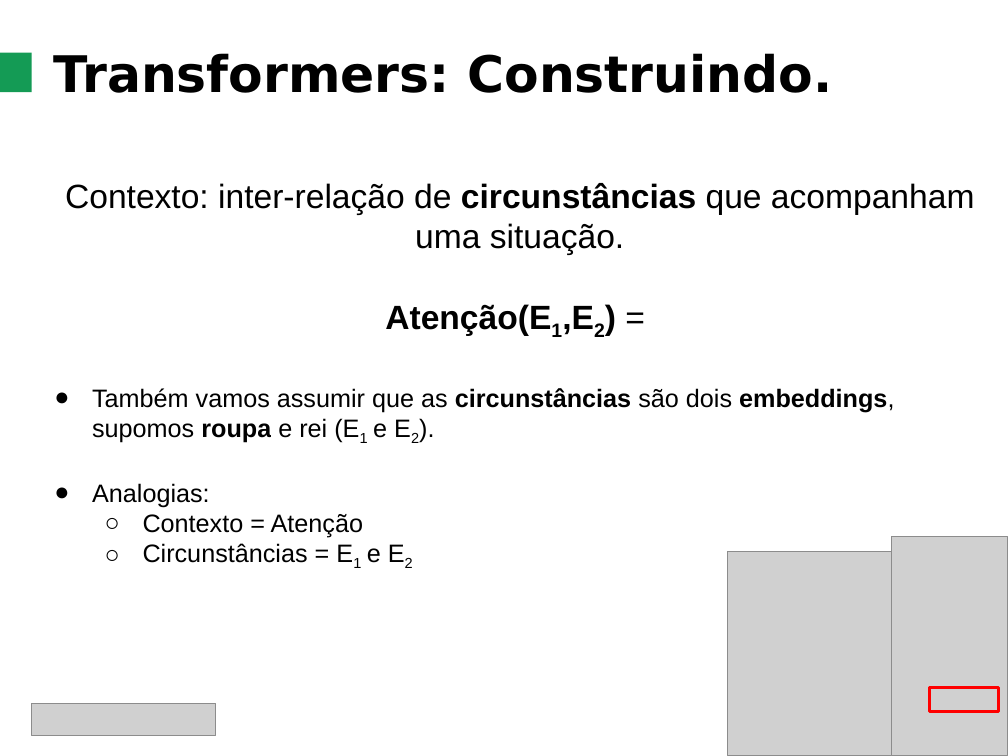
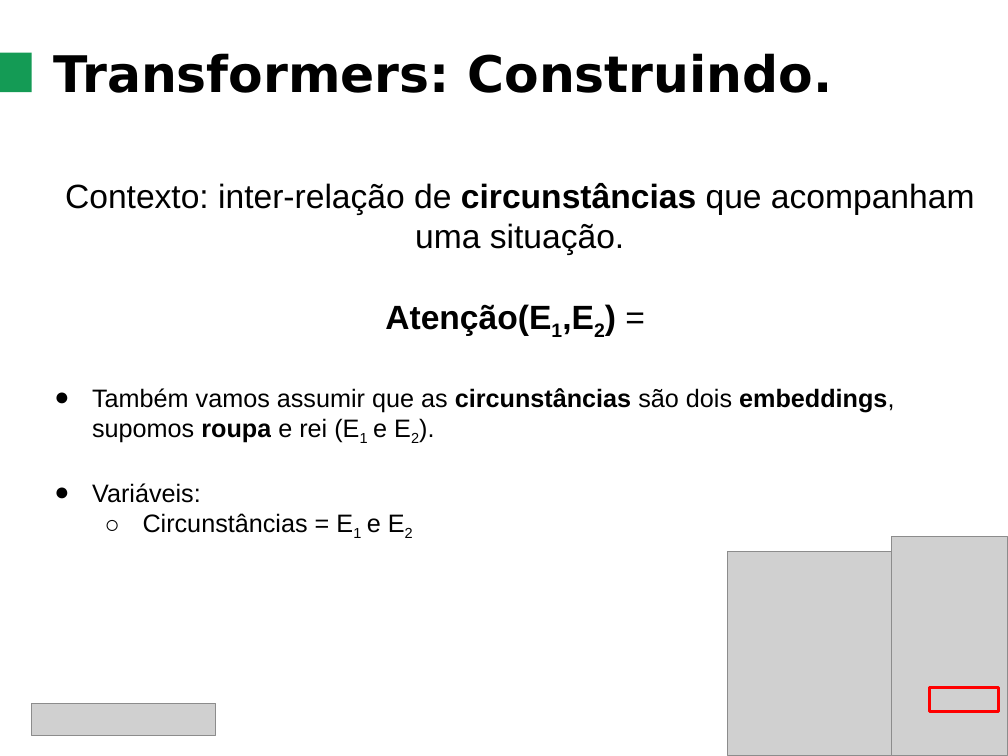
Before and after one commit to ThiagoBrandenburg/Aulas-gen-ai, a slide deck: slide 34 of Slides/P3 - Transformers.pptx (slide 33 before the commit). Drawn at 1008x756 pixels with LibreOffice and Linux fonts; fonts in the diff are those of the drawing; grey boxes stand for pictures. Boxes give left, top, right and bottom in pixels: in the first picture for what was removed or moved away, otherwise in the second. Text is boxed around its words. In the diff, an @@ line names an element or a change of style, - is before the commit and + after.

```diff
--- a/Slides/P3 - Transformers.pptx
+++ b/Slides/P3 - Transformers.pptx
@@ text at (x1=92, y1=483, x2=201, y2=503): text changed @@
-● Analogias:
-  ○ Contexto = Atenção
+● Variáveis:
```
Also in this commit, not shown: 18 other slides changed, 6 slides added, 1 other file.
